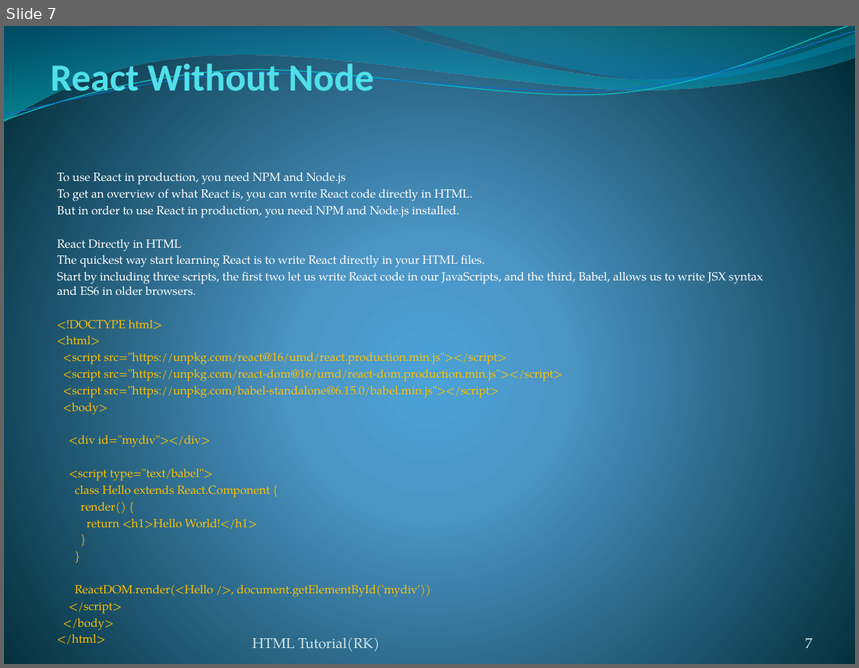
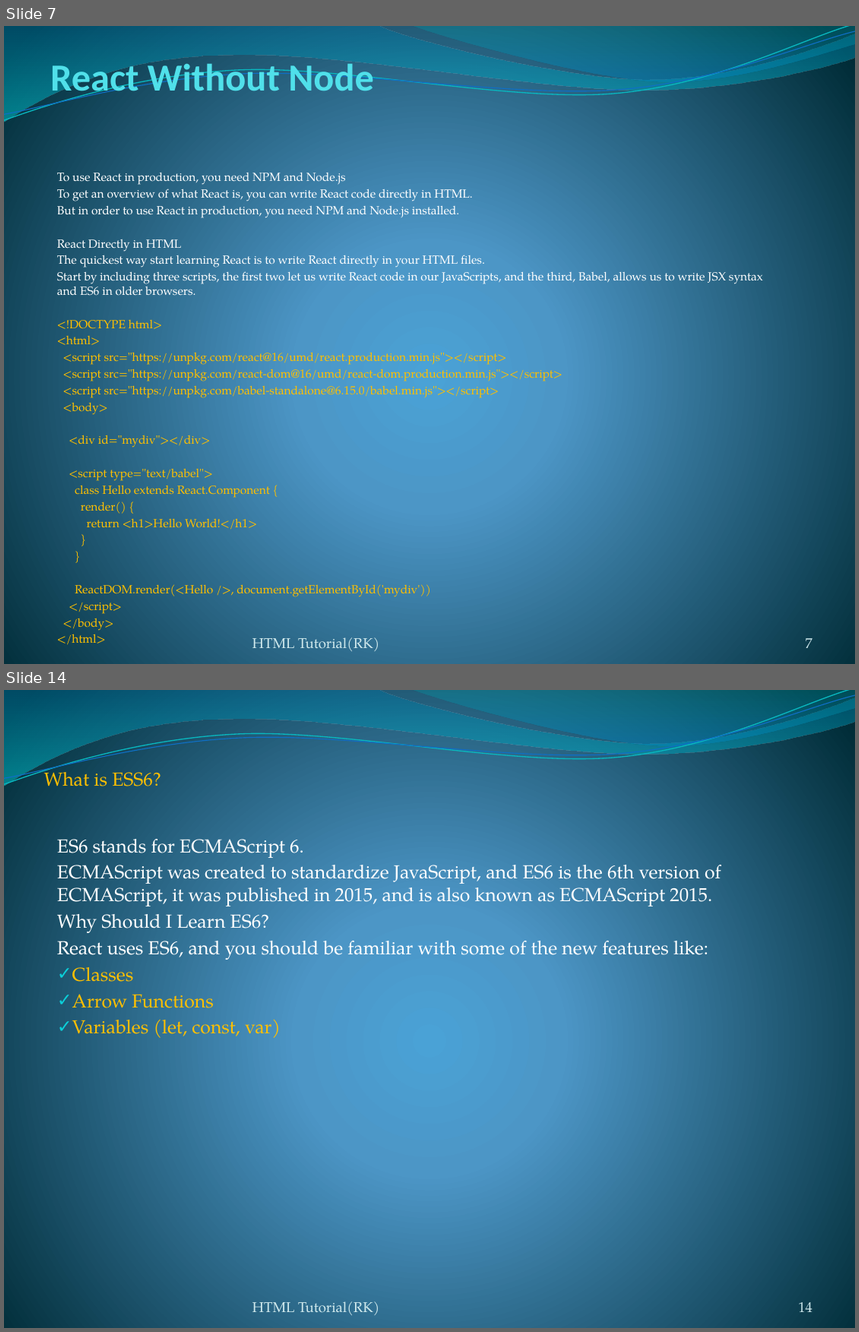
Before and after one commit to rakeshpriyad/tutorial-react-html-css-js-java, a slide deck: React.pptx. Shown one above the other, each under a label of ours: slide 7 before the commit, slides 7 and 14 after it; the slides between them are not shown. The pictures are 859x668 and 859x1332 pixels, drawn with LibreOffice and Linux fonts; fonts in the diff are those of the drawing. Boxes give left, top, right and bottom in pixels: in the first picture for what was removed or moved away, otherwise in the second. Text is boxed around its words. In the diff, an @@ line names an element or a change of style, - is before the commit and + after.

Commit message:
React PPT

```diff
--- a/React.pptx
+++ b/React.pptx
@@ slide 14 added at [4,690,855,1328], background gradient #4AA0D6 to #4C98C7 to #002C38; not listed: 4 template elements that a slide beside it also shows @@
@@ text added at [44,766,161,787], 16 pt, text #FFC000 @@
+What is ESS6?
@@ subtitle added at [57,839,721,1038], 16 pt, text #FFFFFF @@
+ES6 stands for ECMAScript 6.
+ECMAScript was created to standardize JavaScript, and ES6 is the 6th version of ECMAScript, it was published in 2015, and is also known as ECMAScript 2015.
+Why Should I Learn ES6?
+React uses ES6, and you should be familiar with some of the new features like:
+✓ Classes
+✓ Arrow Functions
+✓ Variables (let, const, var)
@@ text added at [253,1302,379,1315], 12 pt, text #D1EAEE @@
+HTML Tutorial(RK)
@@ page number added at [798,1303,813,1312], 12 pt, text #D1EAEE @@
+14
```
Also in this commit, not shown: 87 other slides added, 1 other file.
